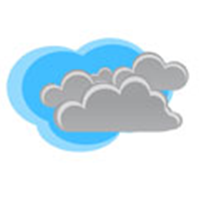
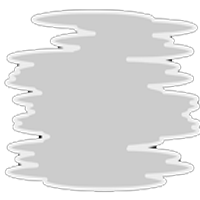
Layers edited between the first and the second 200x200 image:
added layer "туман" above "icons raw" over [4, 9, 200, 193]
hid "icons raw" over [0, 9, 200, 193]
